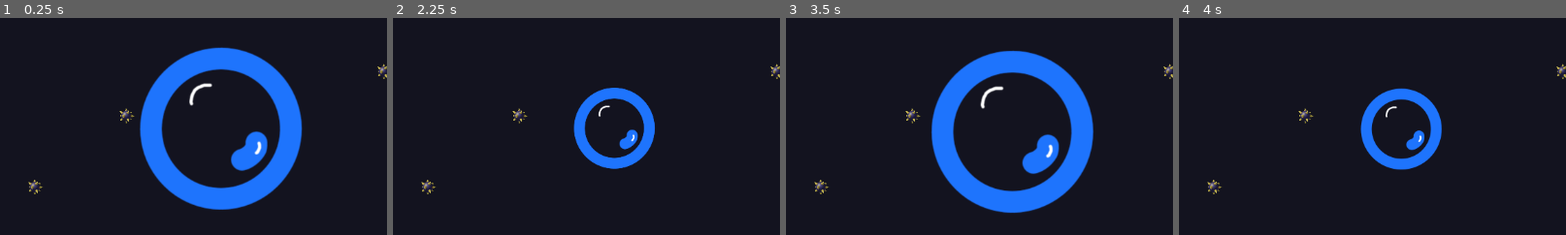
Above: before the commit, frames 1-4 (left to right).
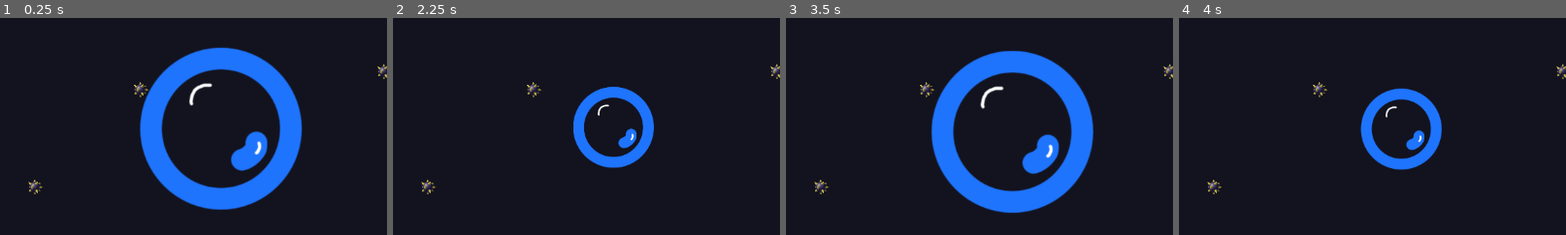
Above: after the commit, the same moments.

Repository: AlinaWithAFace/ggj-2025
Game: Godot game, scene res://root.tscn
Same seed, same stepped clock (60 frames per second), same inputs: the game is played once before the commit and once after it.
Inputs:
- Up to frame 1 (0.25 s): no input
- Up to frame 2 (2.25 s): tap Down (deflate_bubble) at 0.6, 2.1 s; tap Up (inflate_bubble) at 1.35 s
- Up to frame 3 (3.5 s): tap Up (inflate_bubble) at 2.85 s
- Up to frame 4 (4 s): tap Down (deflate_bubble) at 3.6 s
The pictures show only the part of the screen within x 15-65%, y 17-67%; the shares and areas given below are measured in that part.

The runs differ from the first frame. In frame 1, 0.2% of the frame differs, in the area x 30-39%, y 29-49%; in frame 2, 1.3%, in the area x 30-68%, y 29-70%; in frame 3, 0.2%; in frame 4, 0.2%.

Commit message:
gameover and popped signal routing

Diff:
--- a/Root.gd
+++ b/Root.gd
@@ -4,12 +4,14 @@
 @export var distance: float = 0
 @export var accel: float = 0
 @export var backdrop: Sprite2D = null
-
+@export var gameover: Sprite2D = null
 
 # Called when the node enters the scene tree for the first time.
 func _ready() -> void:
 	speed = 0;
 	distance = 0;
+	gameover.hide()
+
 	 # Replace with function body.
 
 
@@ -25,3 +27,10 @@
 	pos.y = spriteY
 
 	backdrop.region_rect.position = pos;
+
+
+func _on_bubble_popped() -> void:
+	speed = 0
+	accel = 0
+	gameover.show()
+	pass # Replace with function body.
--- a/bubble-controller.gd
+++ b/bubble-controller.gd
@@ -1,10 +1,13 @@
-extends Node
+extends CharacterBody2D
 
 @export var audio: AudioStream = null
 
 @export var bubble_scale : Vector2 = Vector2(0,0)
 
 @export var bubble_body : Node2D = null
+
+signal popped
+
 
 # Called when the node enters the scene tree for the first time.
 func _ready() -> void:
@@ -51,3 +54,6 @@
 	print("deflate bubble")
 #	audio.free()
 	pass
+
+func pop():
+	popped.emit()
--- a/bubble/bubble-node-2d.tscn
+++ b/bubble/bubble-node-2d.tscn
@@ -42,10 +42,13 @@
 "idle_float": SubResource("Animation_0ja7v")
 }
 
-[node name="Bubble" type="Node2D" node_paths=PackedStringArray("bubble_body")]
+[sub_resource type="CircleShape2D" id="CircleShape2D_y00x3"]
+radius = 122.037
+
+[node name="Bubble" type="CharacterBody2D" node_paths=PackedStringArray("bubble_body")]
 script = ExtResource("1_xkymh")
 audio = ExtResource("2_6eups")
-bubble_body = NodePath(".")
+bubble_body = NodePath("BubbleBody")
 
 [node name="BubbleBody" type="Sprite2D" parent="."]
 texture = ExtResource("1_6rwhg")
@@ -55,3 +58,7 @@
 "": SubResource("AnimationLibrary_c42dt")
 }
 autoplay = "idle_float"
+
+[node name="CollisionShape2D" type="CollisionShape2D" parent="."]
+position = Vector2(2, 2)
+shape = SubResource("CircleShape2D_y00x3")
--- a/root.tscn
+++ b/root.tscn
@@ -1,15 +1,17 @@
-[gd_scene load_steps=6 format=3 uid="uid://ds34jynxuonpu"]
+[gd_scene load_steps=7 format=3 uid="uid://ds34jynxuonpu"]
 
 [ext_resource type="Script" path="res://Root.gd" id="1_mqs1h"]
 [ext_resource type="Texture2D" uid="uid://dbis3tuj2nb0e" path="res://elizabeth/Gradient1.png" id="2_nlul5"]
 [ext_resource type="Script" path="res://Backdrop/Backdrop.gd" id="3_rdumw"]
 [ext_resource type="PackedScene" uid="uid://cdvoaeft5jym6" path="res://bubble/bubble-node-2d.tscn" id="4_q86o0"]
+[ext_resource type="Texture2D" uid="uid://hiwe8cvn0x03" path="res://gameover.png" id="6_g1wva"]
 [ext_resource type="PackedScene" uid="uid://db3v7nkf80qxn" path="res://obstacles/spike_ball.tscn" id="6_sfqoe"]
 
-[node name="Root" type="Node2D" node_paths=PackedStringArray("backdrop")]
+[node name="Root" type="Node2D" node_paths=PackedStringArray("backdrop", "gameover")]
 script = ExtResource("1_mqs1h")
 accel = 10.0
 backdrop = NodePath("Backdrop")
+gameover = NodePath("Gameover")
 
 [node name="Backdrop" type="Sprite2D" parent="."]
 position = Vector2(-621, -207)
@@ -24,7 +26,7 @@
 position = Vector2(-560, -328)
 
 [node name="Obstacle" parent="." instance=ExtResource("6_sfqoe")]
-position = Vector2(-775, -398)
+position = Vector2(-754, -437)
 
 [node name="Obstacle2" parent="." instance=ExtResource("6_sfqoe")]
 position = Vector2(-911, -292)
@@ -40,3 +42,11 @@
 
 [node name="Bubble" parent="." instance=ExtResource("4_q86o0")]
 position = Vector2(-634, -380)
+
+[node name="Gameover" type="Sprite2D" parent="."]
+visible = false
+position = Vector2(-550, -351)
+scale = Vector2(4.16, 2.12)
+texture = ExtResource("6_g1wva")
+
+[connection signal="popped" from="Bubble" to="." method="_on_bubble_popped"]
Not shown: 1 places in bubble/bubble-node-2d.tscn that only renumber resources
Binary file added: gameover.png
Not shown, added: gameover.png.import
